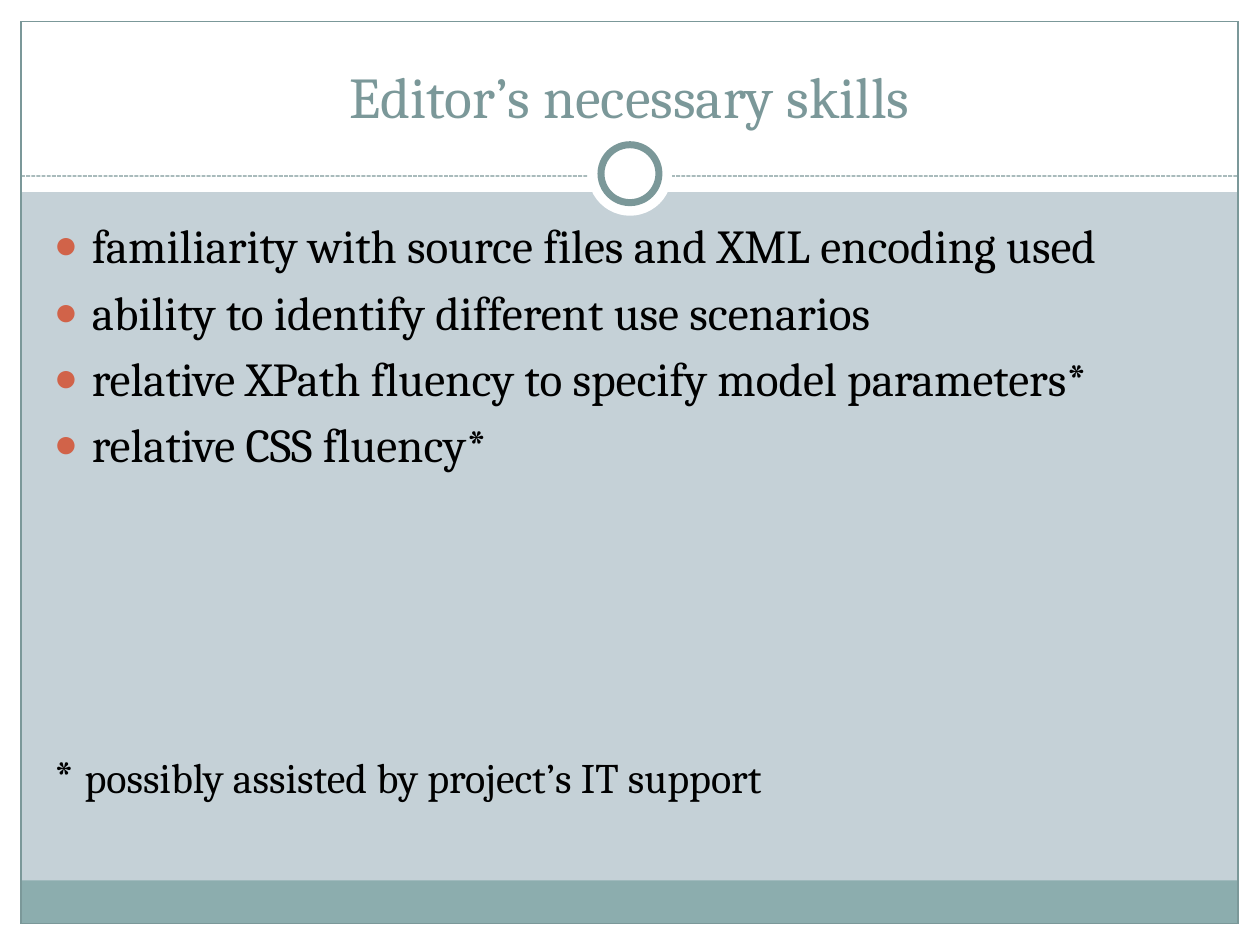
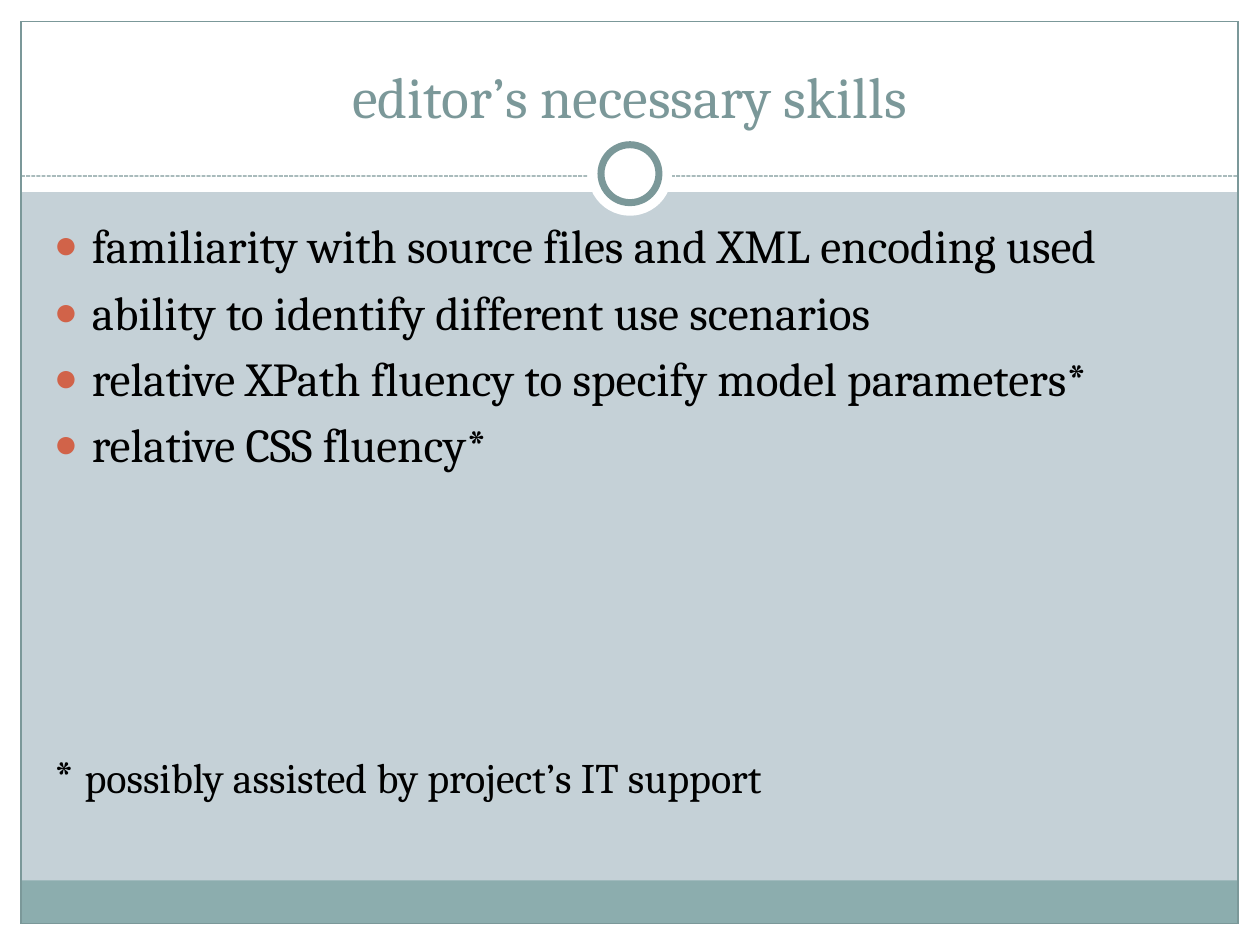
Before and after one commit to TEIC/TEI-Simple, a slide deck: slide 13 of advisory/oxford/teiSimple.pptx. Drawn at 1260x945 pixels with LibreOffice and Linux fonts; fonts in the diff are those of the drawing. Boxes give left, top, right and bottom in pixels: in the first picture for what was removed or moved away, otherwise in the second. Text is boxed around its words. In the diff, an @@ line names an element or a change of style, - is before the commit and + after.

```diff
--- a/advisory/oxford/teiSimple.pptx
+++ b/advisory/oxford/teiSimple.pptx
@@ title at (x1=352, y1=78, x2=907, y2=131): text changed @@
-Editor’s necessary skills
+editor’s necessary skills
```
Also in this commit, not shown: 8 other slides changed.
